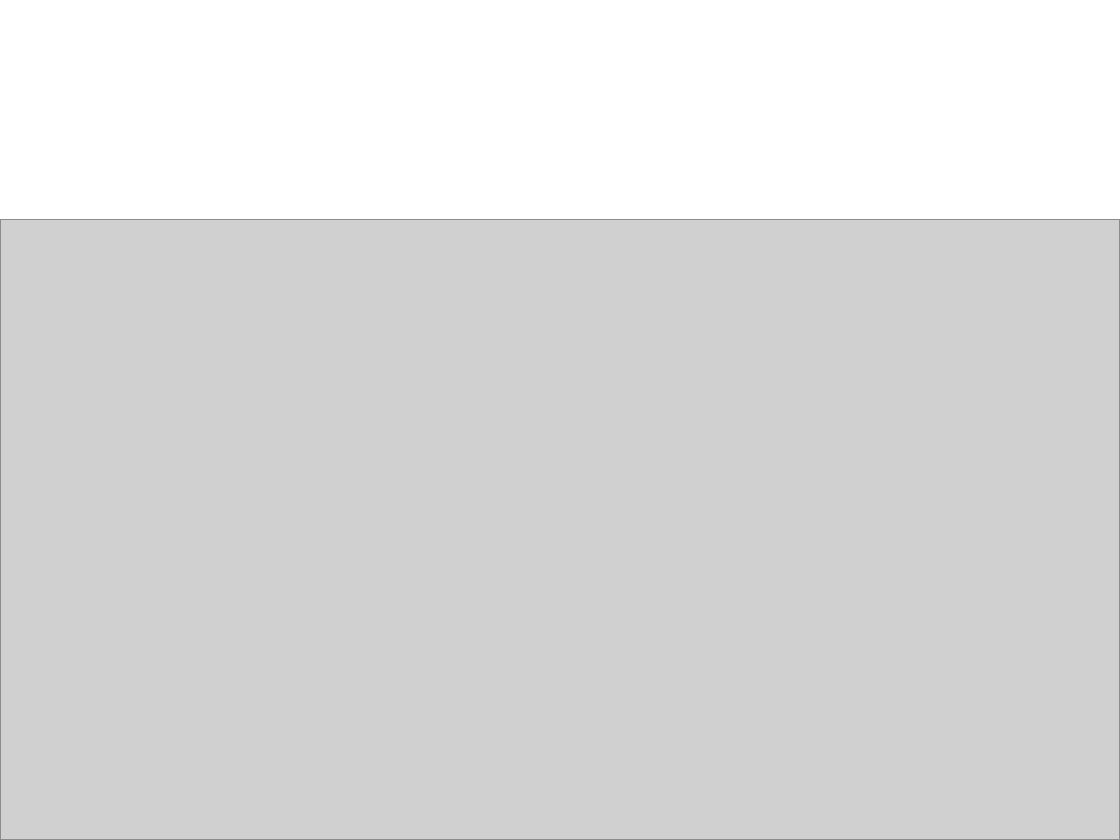
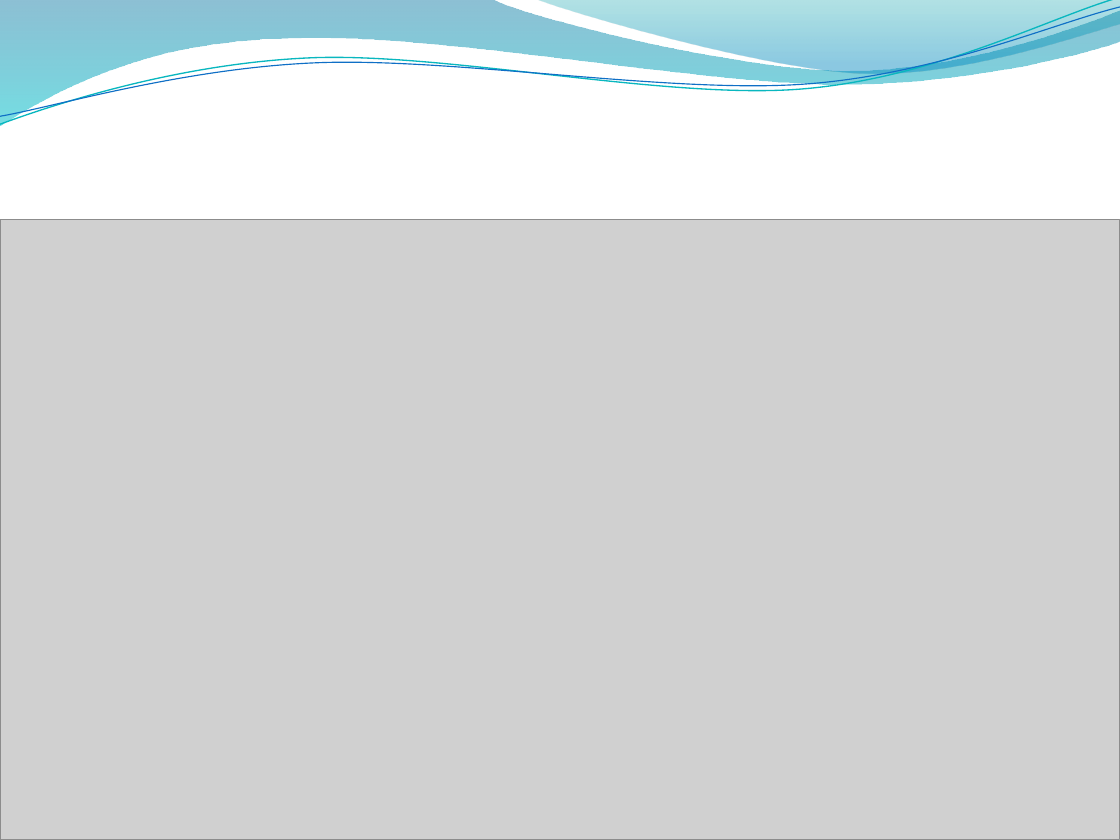
Before and after one commit to msn5566/ADKFramework, a slide deck: slide 7 of ADK_Complete_Presentation.pptx (slide 6 before the commit). Drawn at 1120x840 pixels with LibreOffice and Linux fonts; fonts in the diff are those of the drawing; grey boxes stand for pictures; background and template pictures are left out. Boxes give left, top, right and bottom in pixels: in the first picture for what was removed or moved away, otherwise in the second. Text is boxed around its words. In the diff, an @@ line names an element or a change of style, - is before the commit and + after.

```diff
--- a/ADK_Complete_Presentation.pptx
+++ b/ADK_Complete_Presentation.pptx
@@ freeform shape added at bbox=[0, 0, 1120, 127], fill gradient #0074A1 to #00C6CF @@
@@ freeform shape added at bbox=[0, 0, 1120, 131], outline #0AB8BF 0.85 pt @@
@@ freeform shape added at bbox=[0, 7, 1120, 125], outline #0F6FC6 0.75 pt @@
@@ freeform shape added at bbox=[536, 0, 1120, 77], fill gradient #00A1A9 to #008BBF @@
```
Also in this commit, not shown: 14 other slides changed, 3 slides added, 2 slides removed, 1 other file.
